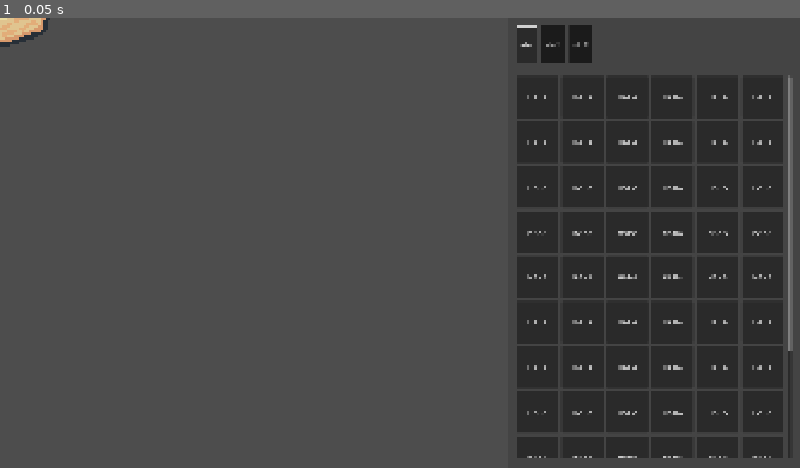
Above: before the commit, frame 1.
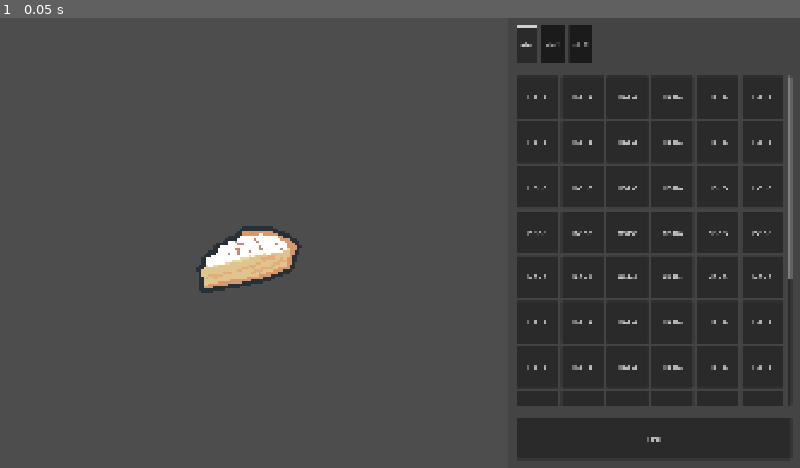
Above: after the commit, the same moment.

Repository: ninesliced/globalgamejam2026
Game: Godot game, scene res://scenes/main.tscn
Same seed, same stepped clock (60 frames per second), same inputs: the game is played once before the commit and once after it.
Inputs:
- Up to frame 1 (0.05 s): no input

The runs differ from the first frame. In frame 1, 3.0% of the frame differs, in the area x 0-100%, y 0-98%.

Commit message:
UI stuff

Diff:
--- a/scenes/main.tscn
+++ b/scenes/main.tscn
@@ -6,6 +6,7 @@
 [node name="Main" type="Node2D" unique_id=1239285722]
 
 [node name="Mask" parent="." unique_id=1566539684 instance=ExtResource("1_o5qli")]
+position = Vector2(595, 572)
 
 [node name="CanvasLayer" type="CanvasLayer" parent="." unique_id=1870051476]
 
--- a/scenes/ui/game_ui.tscn
+++ b/scenes/ui/game_ui.tscn
@@ -412,3 +412,8 @@
 custom_minimum_size = Vector2(100, 100)
 layout_mode = 2
 text = "HAHA"
+
+[node name="DoneButton" type="Button" parent="Control/MarginContainer/VBoxContainer" unique_id=1121714574]
+custom_minimum_size = Vector2(0, 100)
+layout_mode = 2
+text = "FINI"
